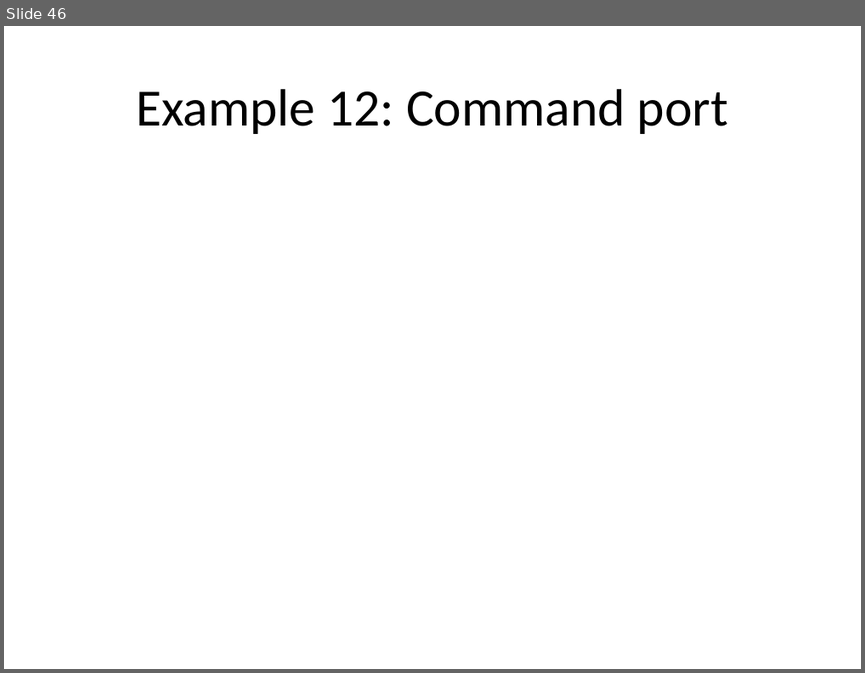
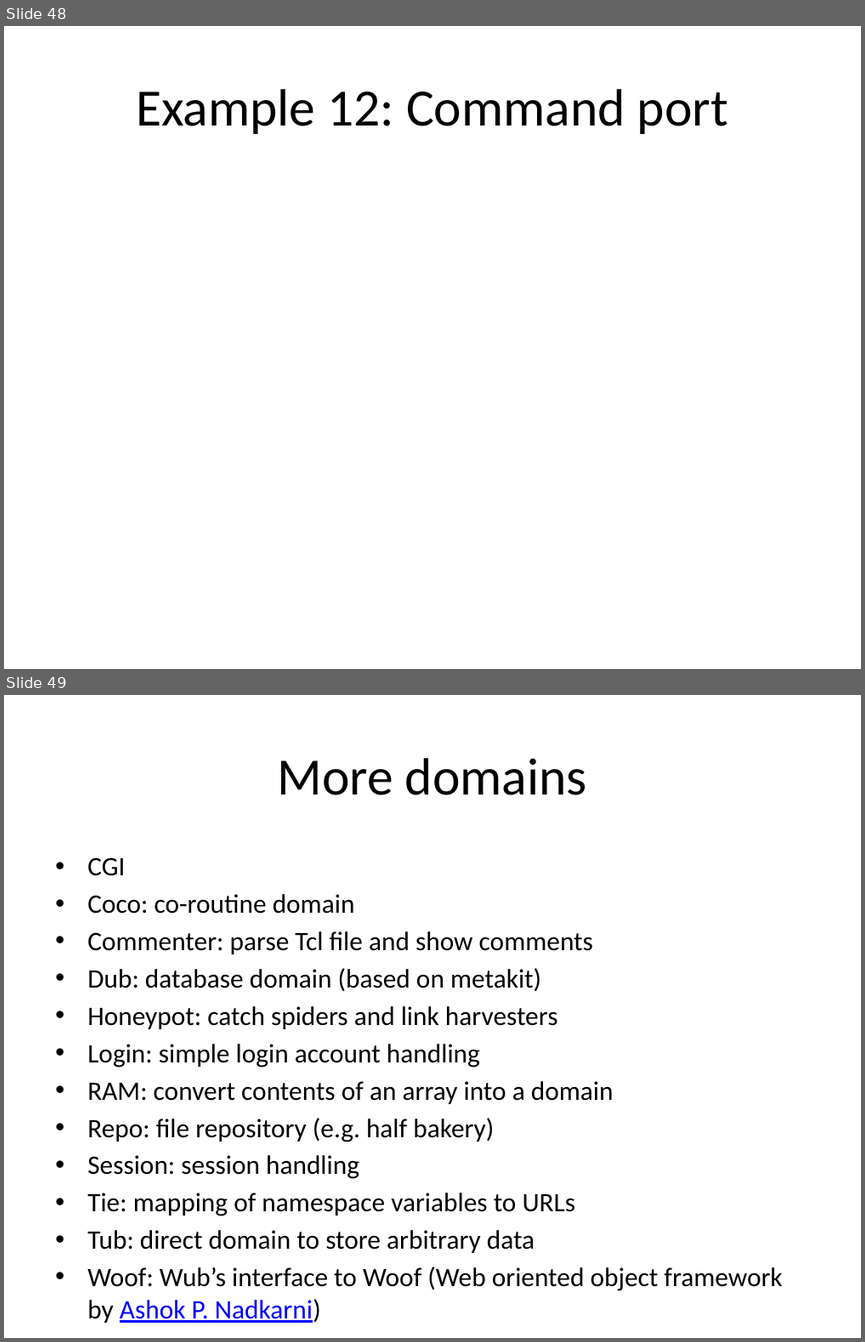
Before and after one commit to jdc8/wubwikit, a slide deck: wubexamples/Lets_Wub.pptx. Shown one above the other, each under a label of ours: slide 46 before the commit, slides 48 and 49 after it. The pictures are 865x673 and 865x1342 pixels, drawn with LibreOffice and Linux fonts; fonts in the diff are those of the drawing; background and template pictures are left out. Boxes give left, top, right and bottom in pixels: in the first picture for what was removed or moved away, otherwise in the second. Text is boxed around its words. In the diff, an @@ line names an element or a change of style, - is before the commit and + after.

```diff
--- a/wubexamples/Lets_Wub.pptx
+++ b/wubexamples/Lets_Wub.pptx
@@ slide 49 added at [4, 695, 861, 1338], background #FFFFFF @@
@@ title added at [278, 758, 587, 795], 44 pt, text #000000 @@
+More domains
@@ text added at [87, 857, 782, 1322], 22.4 pt, text #000000 @@
+• CGI
+• Coco: co-routine domain
+• Commenter: parse Tcl file and show comments
+• Dub: database domain (based on metakit)
+• Honeypot: catch spiders and link harvesters
+• Login: simple login account handling
+• RAM: convert contents of an array into a domain
+• Repo: file repository (e.g. half bakery)
+• Session: session handling
+• Tie: mapping of namespace variables to URLs
+• Tub: direct domain to store arbitrary data
+• Woof: Wub’s interface to Woof (Web oriented object framework by Ashok P. Nadkarni)
@@ what was slide 46 is now slide 48 @@
```
Also in this commit, not shown: 15 slides changed, 5 other slides added, 1 slide removed.
